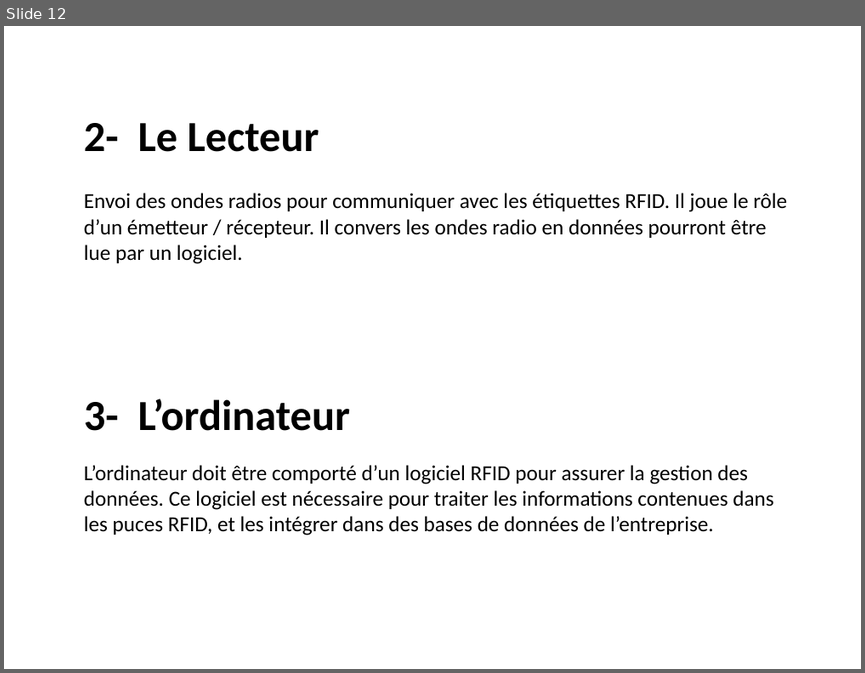
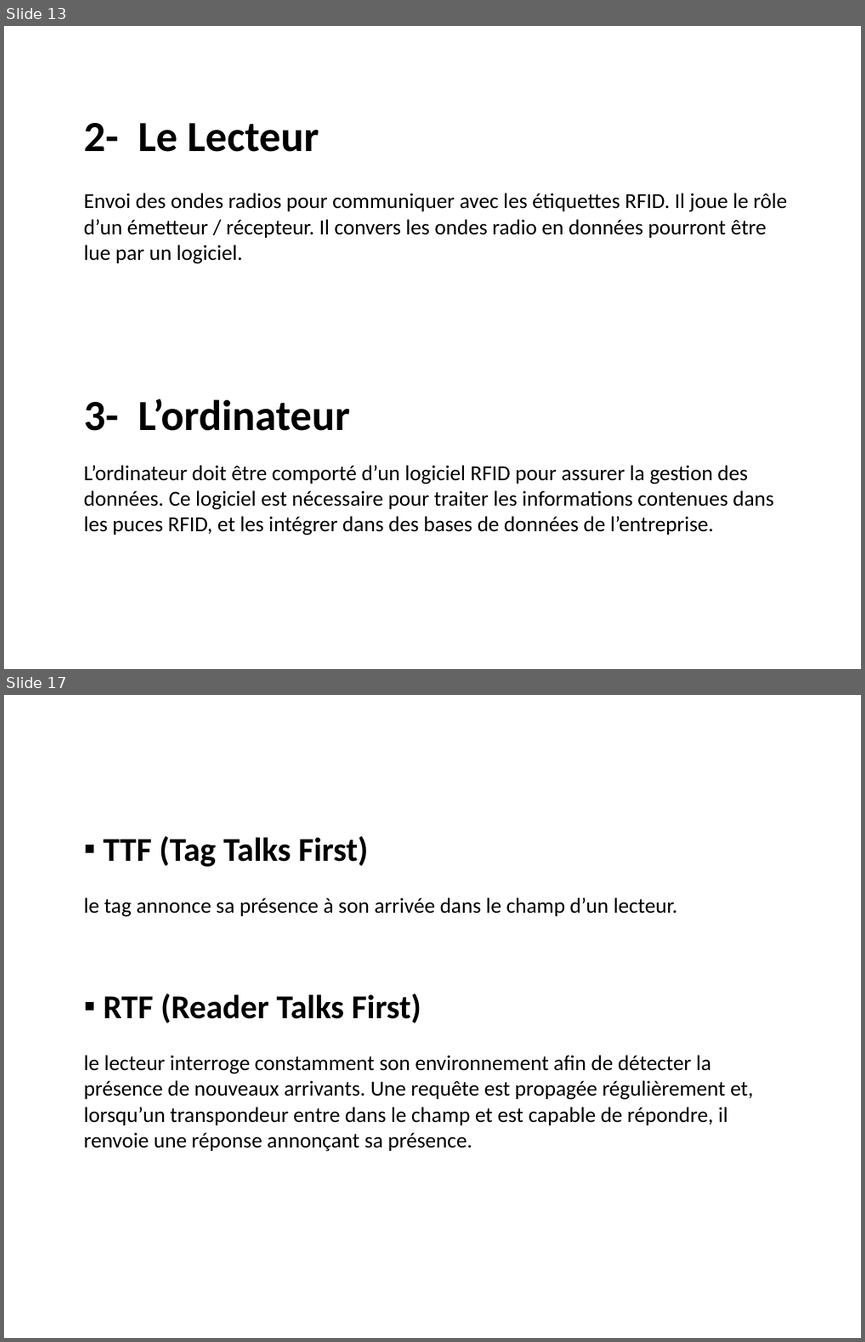
Before and after one commit to adeiry/RFID, a slide deck: RFID.pptx. Shown one above the other, each under a label of ours: slide 12 before the commit, slides 13 and 17 after it; the slides between them are not shown. The pictures are 865x673 and 865x1342 pixels, drawn with LibreOffice and Linux fonts; fonts in the diff are those of the drawing. Boxes give left, top, right and bottom in pixels: in the first picture for what was removed or moved away, otherwise in the second. Text is boxed around its words. In the diff, an @@ line names an element or a change of style, - is before the commit and + after.

```diff
--- a/RFID.pptx
+++ b/RFID.pptx
@@ slide 17 added at [4, 695, 861, 1338], background #FFFFFF @@
@@ text added at [103, 836, 368, 867], 28 pt, text #000000, bold @@
+▪ TTF (Tag Talks First)
@@ text added at [84, 897, 677, 917], 18 pt, text #000000 @@
+le tag annonce sa présence à son arrivée dans le champ d’un lecteur.
@@ text added at [103, 993, 421, 1023], 28 pt, text #000000, bold @@
+▪ RTF (Reader Talks First)
@@ text added at [84, 1055, 753, 1151], 18 pt, text #000000 @@
+le lecteur interroge constamment son environnement afin de détecter la présence de nouveaux arrivants. Une requête est propagée régulièrement et, lorsqu’un transpondeur entre dans le champ et est capable de répondre, il renvoie une réponse annonçant sa présence.
@@ what was slide 12 is now slide 13 @@
```
Also in this commit, not shown: 7 other slides added.
